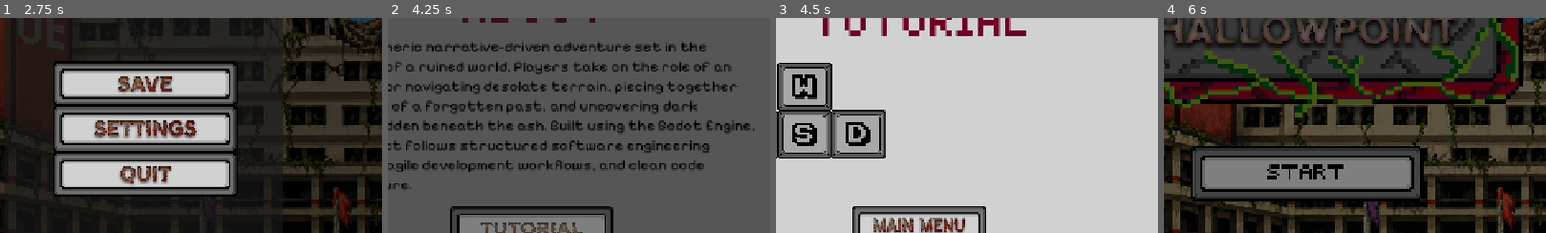
Above: before the commit, frames 1-4 (left to right).
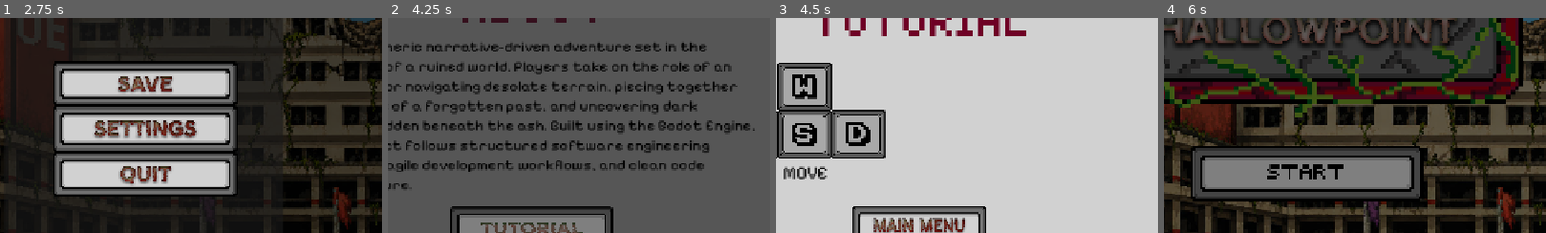
Above: after the commit, the same moments.

Repository: Yano-V/Hallowpoint
Game: Godot game, scene res://Scenes/MainMenu.tscn
The game is run twice, just before and just after one commit, with the same random seed, the same clock (stepped at 60 frames per second) and the same inputs.
Inputs (mouse positions are % of the whole screen's width and height, from its top left):
- Up to frame 1 (2.75 s): click (50, 61) at 0.5 s; click (6, 9) at 1.25 s; click (95, 92) at 2 s
- Up to frame 2 (4.25 s): click (6, 9) at 2.75 s; click (5, 91) at 3.5 s
- Up to frame 3 (4.5 s): click (50, 74) at 4.25 s
- Up to frame 4 (6 s): click (6, 9) at 5 s; click (6, 9) at 5.75 s
The pictures show only the part of the screen within x 31-81%, y 25-75%; the shares and areas given below are measured in that part.

Frames 1-2 are identical in both runs. In frame 3, 0.5% of the frame differs, in the area x 2-14%, y 68-76%; in frame 4, nothing differs.

Commit message:
Added: startup bgm, 'MOVE' in tutorial scene

Diff:
--- /dev/null
+++ b/hallowpoint-2.0/MusicManager.gd
@@ -0,0 +1,17 @@
+extends Node
+
+var music_player: AudioStreamPlayer
+
+func _ready():
+	music_player = AudioStreamPlayer.new()
+	add_child(music_player)
+
+	music_player.stream = preload("res://Assets/Audio/STARTUP (REVISED).mp3")
+
+func play_music():
+	if not music_player.playing:
+		music_player.play()
+
+func stop_music():
+	if music_player.playing:
+		music_player.stop()
--- a/hallowpoint-2.0/Scenes/MainMenu.tscn
+++ b/hallowpoint-2.0/Scenes/MainMenu.tscn
@@ -2,7 +2,6 @@
 
 [ext_resource type="Script" uid="uid://r1id1bhvns1q" path="res://Scripts/MainMenu.gd" id="1_ghw46"]
 [ext_resource type="Texture2D" uid="uid://b06um3r2t407o" path="res://Assets/Images/GameBackground.jpg" id="2_cmrfp"]
-[ext_resource type="AudioStream" uid="uid://cm1kc130c4k17" path="res://Assets/Audio/AmbientAudio.mp3" id="3_8um5k"]
 [ext_resource type="Script" uid="uid://cypbqe2jsf21g" path="res://Scripts/Buttons/MainMenu/StartBtn.gd" id="4_if7li"]
 [ext_resource type="Texture2D" uid="uid://bmoffq0c8213x" path="res://Assets/Images/STARTbtn.png" id="4_koqhg"]
 [ext_resource type="Texture2D" uid="uid://btdekoar0opa" path="res://Assets/Images/GT.png" id="4_loo7a"]
@@ -132,10 +131,6 @@
 mouse_filter = 2
 color = Color(0, 0, 0, 0.39215687)
 
-[node name="AmbientAudio" type="AudioStreamPlayer2D" parent="." unique_id=1586655404]
-stream = ExtResource("3_8um5k")
-autoplay = true
-
 [node name="BellSound" type="AudioStreamPlayer2D" parent="." unique_id=1558298371]
 stream = ExtResource("4_xim88")
 bus = &"SFX"
--- a/hallowpoint-2.0/Scenes/TUTORIAL.tscn
+++ b/hallowpoint-2.0/Scenes/TUTORIAL.tscn
@@ -6,6 +6,7 @@
 [ext_resource type="Texture2D" uid="uid://dd8mdp2dwbit" path="res://Assets/Images/ICONS/BACK Button2.png" id="3_iosw0"]
 [ext_resource type="Texture2D" uid="uid://mddjb8xg4tba" path="res://Assets/Images/WASDcontrols.png" id="4_f87s1"]
 [ext_resource type="Texture2D" uid="uid://bvnm1c1n7kky5" path="res://Assets/Images/MAINMENUbtn-2.png" id="6_a3dba"]
+[ext_resource type="FontFile" uid="uid://daxcf4opy8nhw" path="res://Assets/Audio/PixelifySans-VariableFont_wght.ttf" id="7_f87s1"]
 
 [node name="TUTORIAL" type="Control" unique_id=294520334]
 layout_mode = 3
@@ -67,5 +68,16 @@
 ignore_texture_size = true
 stretch_mode = 0
 
+[node name="MoveKeys" type="Label" parent="." unique_id=2068784206]
+layout_mode = 0
+offset_left = 411.0
+offset_top = 423.0
+offset_right = 487.0
+offset_bottom = 460.0
+theme_override_colors/font_color = Color(0, 0, 0, 1)
+theme_override_fonts/font = ExtResource("7_f87s1")
+theme_override_font_sizes/font_size = 30
+text = "MOVE"
+
 [connection signal="pressed" from="BackBtn" to="." method="_on_back_btn_pressed"]
 [connection signal="pressed" from="MainMenuBtn" to="." method="_on_main_menu_btn_pressed"]
--- a/hallowpoint-2.0/Scripts/Game.gd
+++ b/hallowpoint-2.0/Scripts/Game.gd
@@ -2,6 +2,8 @@
 
 
 func _ready():
+	MusicManager.stop_music()
+
 	if GameState.return_to_pause:
 		$UI/Pause.show()
 		get_tree().paused = true
--- a/hallowpoint-2.0/Scripts/MainMenu.gd
+++ b/hallowpoint-2.0/Scripts/MainMenu.gd
@@ -1,5 +1,6 @@
 extends Control
 func _ready():
+	MusicManager.play_music()
 	pass
 
 func _on_bell_timer_timeout() -> void:
--- a/hallowpoint-2.0/project.godot
+++ b/hallowpoint-2.0/project.godot
@@ -19,6 +19,7 @@
 
 GameManager="*uid://bq0kn57r8t6gq"
 GameState="*uid://5opvn05w7ctm"
+MusicManager="*uid://dtl75oe0l8h4d"
 
 [display]
 
Not shown, added: hallowpoint-2.0/Assets/Audio/STARTUP (REVISED).mp3.import
Not shown, added: hallowpoint-2.0/Assets/Audio/✅STARTUP-schoolhymn.mp3.import
Not shown, added: hallowpoint-2.0/MusicManager.gd.uid
Not shown, added: hallowpoint-2.0/Assets/Audio/STARTUP (REVISED).mp3
Not shown, added: hallowpoint-2.0/Assets/Audio/✅STARTUP-schoolhymn.mp3
